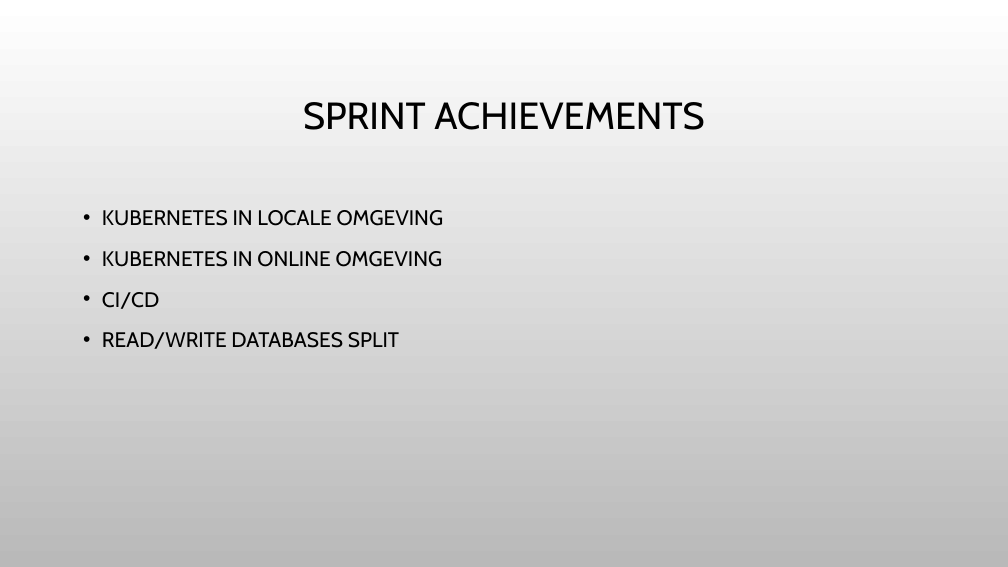
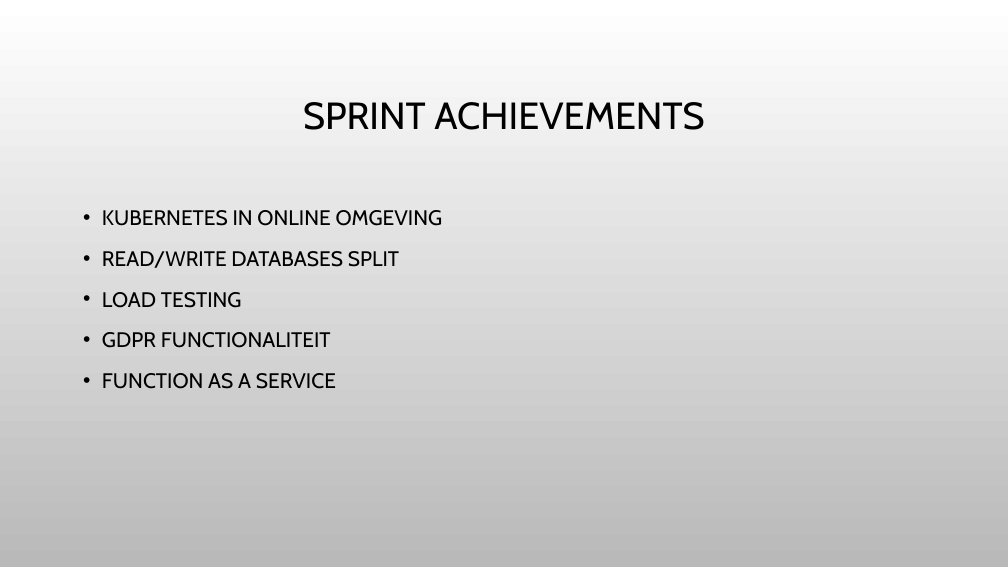
Before and after one commit to Fontys-ICT-Software-Engineering/Kwetter-semester-6, a slide deck: slide 4 of Documentatie/Sprint 4/sprint 4 presentation.pptx. Drawn at 1008x567 pixels with LibreOffice and Linux fonts; fonts in the diff are those of the drawing; background and template pictures are left out. Boxes give left, top, right and bottom in pixels: in the first picture for what was removed or moved away, otherwise in the second. Text is boxed around its words. In the diff, an @@ line names an element or a change of style, - is before the commit and + after.

```diff
--- a/Documentatie/Sprint 4/sprint 4 presentation.pptx
+++ b/Documentatie/Sprint 4/sprint 4 presentation.pptx
@@ text at <box>102,210,444,226</box>: paragraph removed @@
-• KUBERNETES IN LOCALE OMGEVING
@@ text at <box>102,292,159,309</box>: paragraph removed @@
-• CI/CD
@@ text at <box>102,292,336,389</box>: paragraphs added @@
+• LOAD TESTING
+• GDPR FUNCTIONALITEIT
+• FUNCTION AS A SERVICE
```
Also in this commit, not shown: 3 slides added, 2 slides removed, 12 other files.
